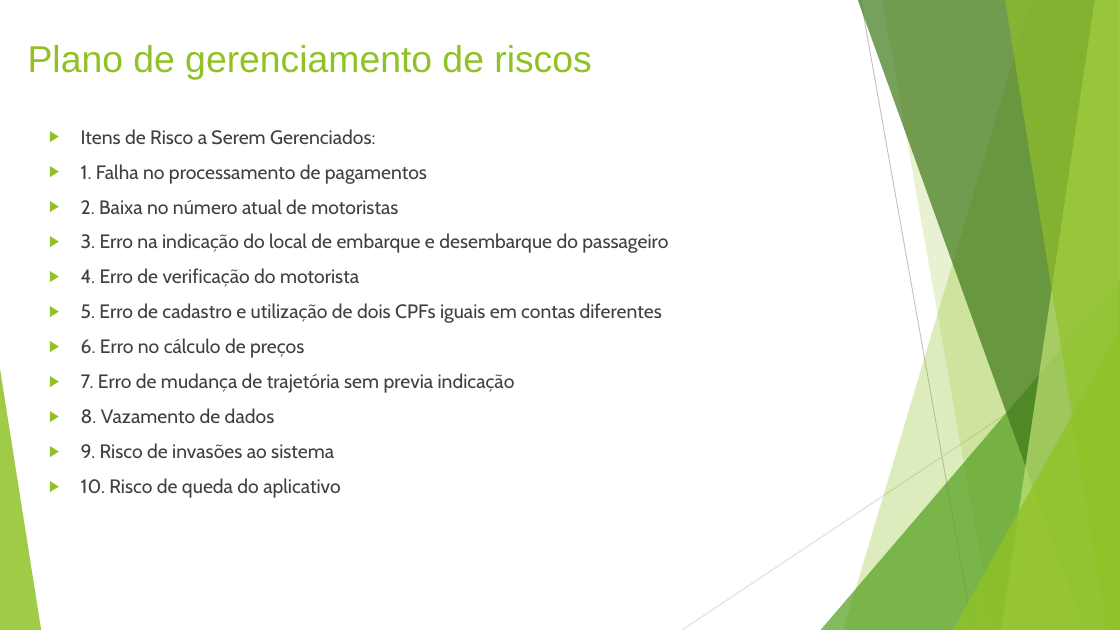
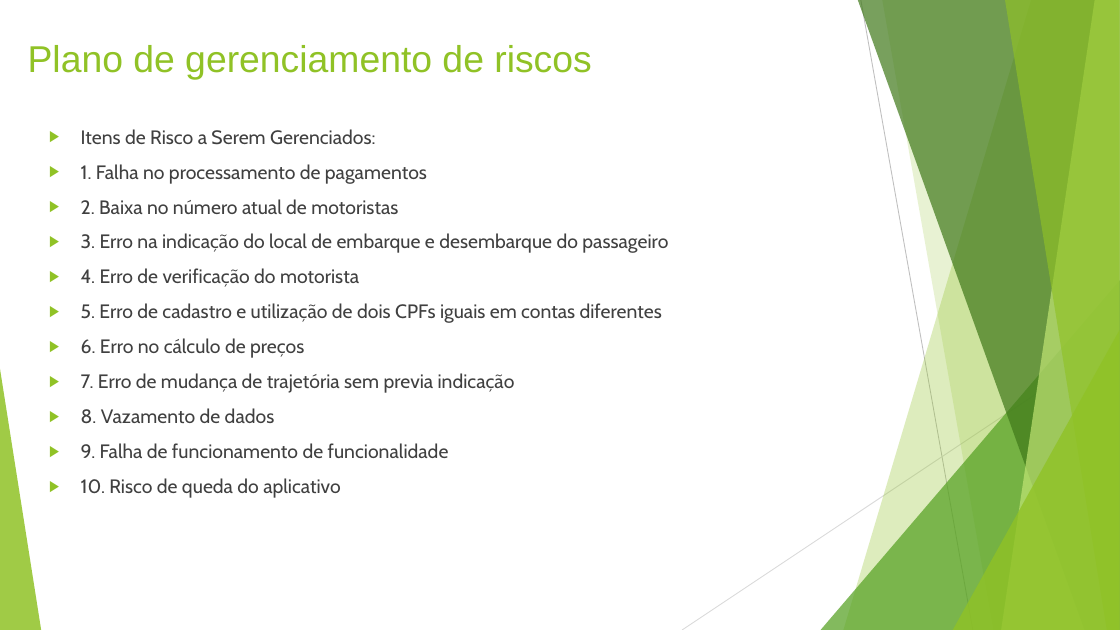
Before and after one commit to GusBaka/aulafurps, a slide deck: slide 5 of Gestão e Qualidade de software 03-04.pptx. Drawn at 1120x630 pixels with LibreOffice and Linux fonts; fonts in the diff are those of the drawing. Boxes give left, top, right and bottom in pixels: in the first picture for what was removed or moved away, otherwise in the second. Text is boxed around its words. In the diff, an @@ line names an element or a change of style, - is before the commit and + after.

```diff
--- a/Gestão e Qualidade de software 03-04.pptx
+++ b/Gestão e Qualidade de software 03-04.pptx
@@ text at (x1=81, y1=443, x2=449, y2=458): text changed @@
-▶ 9. Risco de invasões ao sistema
+▶ 9. Falha de funcionamento de funcionalidade
```
Also in this commit, not shown: 1 other slide changed.
